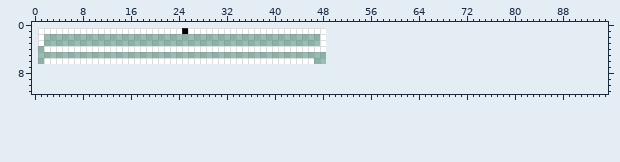
Pixel-art file -- resources/ase/ui/energy-bar-frame.aseprite. Above is the file before it was changed.
48x6 pixels, 1 frame. The old version is drawn lined up with the new one, on the new canvas.
The result:
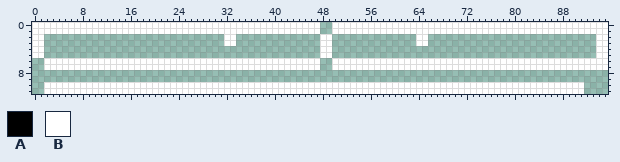
Palette (. is transparent): A #000000  B #ffffff
Author's note on the commit: make health bars bigger
From old to new:
canvas 48x6 -> 96x12, the old top-left corner now at 1,1
Colour B now appears in row 0 at x 0 to 47 and 50 to 95; in row 1 at x 0 and 50 to 95; in rows 2 to 3 at x 0, 32 to 33, 49, 64 to 65 and 94 to 95; in row 4 at x 0 to 1, 49 and 94 to 95; in row 5 at x 0 to 1, 48 to 49 and 94 to 95; in row 6 at x 47 and 50 to 95.
Colour B now appears in row 7 at x 2 to 47 and 50 to 95; in rows 10 to 11 at x 2 to 91.
The author changed colour A to colour B in row 1 at x 25.
Colour B is removed in row 1 at x 48; in row 4 at x 2 to 47.
Boxes around the changes in both pictures, in picture pixels (x1, y1, x2, y2):
changed: (32, 22, 608, 94)
